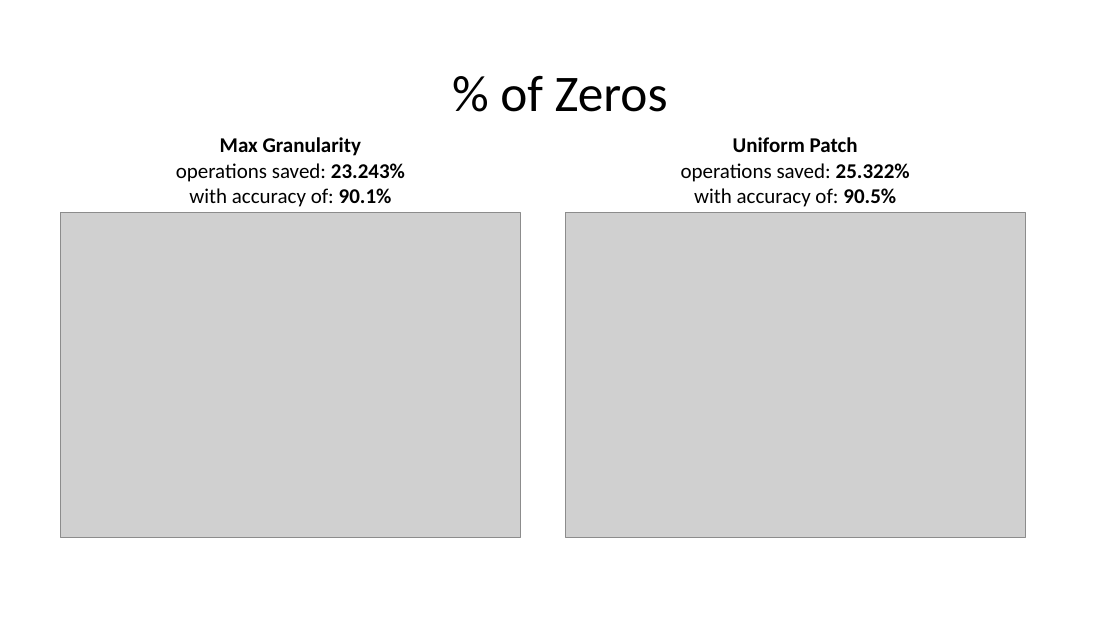
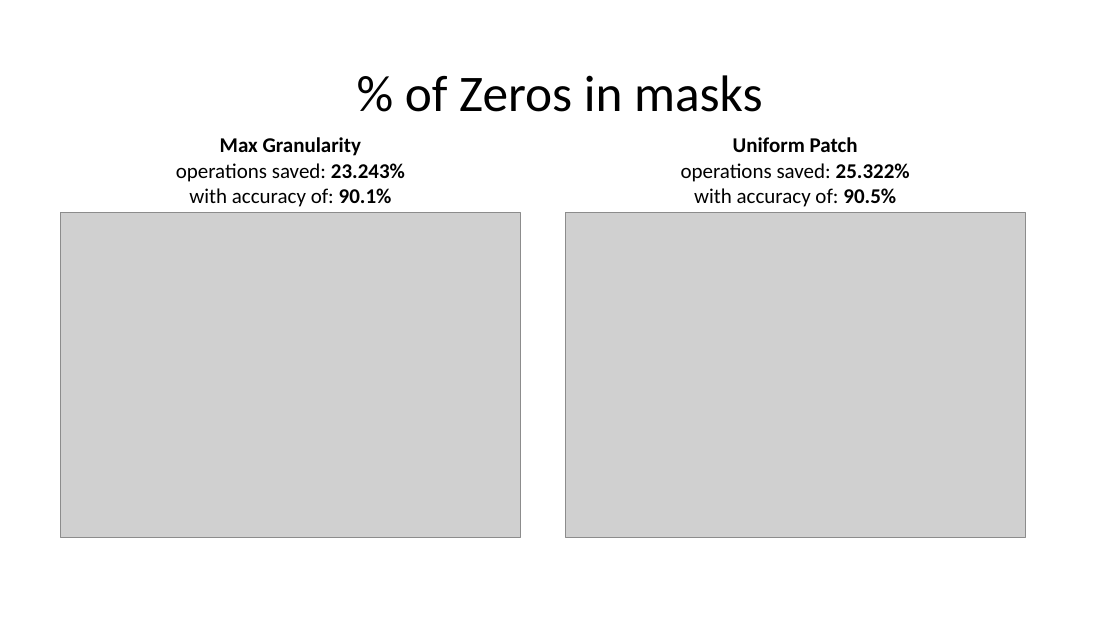
Before and after one commit to Mano-Man/Proj2, a slide deck: slide 35 of doc/Presentations/Results_Masks.pptx (slide 11 before the commit). Drawn at 1120x630 pixels with LibreOffice and Linux fonts; fonts in the diff are those of the drawing; grey boxes stand for pictures. Boxes give left, top, right and bottom in pixels: in the first picture for what was removed or moved away, otherwise in the second. Text is boxed around its words. In the diff, an @@ line names an element or a change of style, - is before the commit and + after.

```diff
--- a/doc/Presentations/Results_Masks.pptx
+++ b/doc/Presentations/Results_Masks.pptx
@@ title at <box>405,75,763,112</box>: text changed @@
-% of Zeros
+% of Zeros in masks
```
Also in this commit, not shown: 10 other slides changed, 20 slides added.
